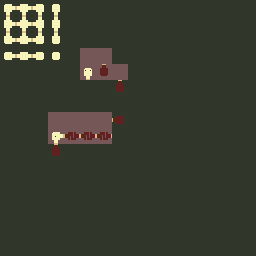
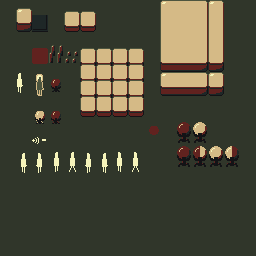
Layer changes from the first 256x256 image to the second:
showed "New Layer", painted on it over box(16, 0, 239, 173)
hid "New Layer#4" over box(4, 4, 124, 156)
hid "New Layer#5" over box(48, 48, 128, 144)
